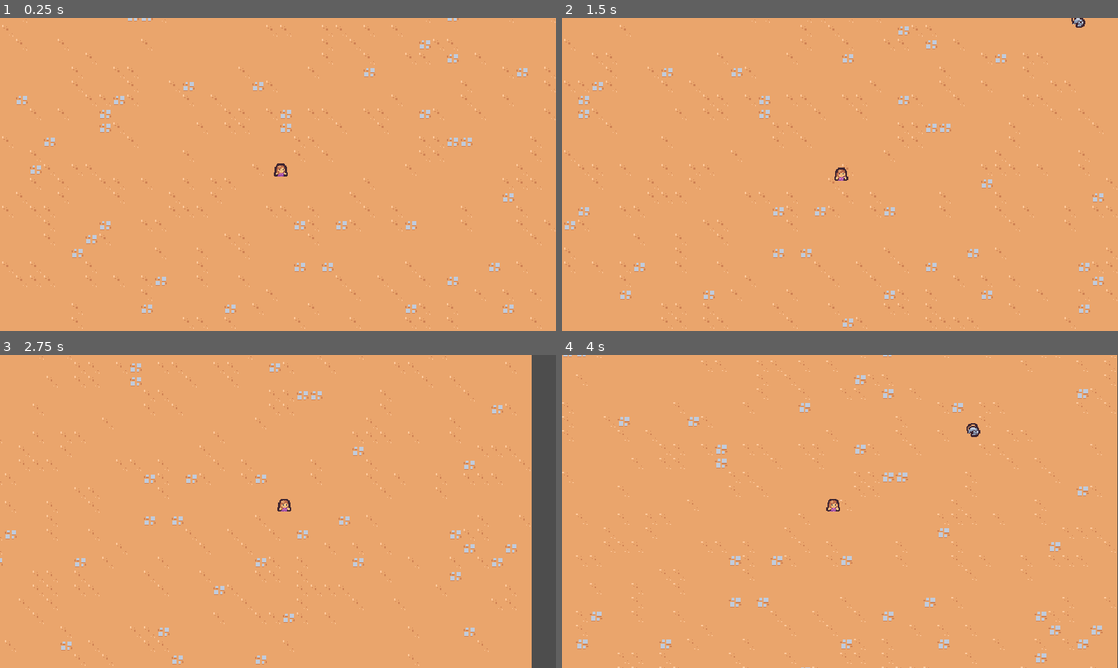
Above: before the commit, frames 1-4 (two rows, left to right).
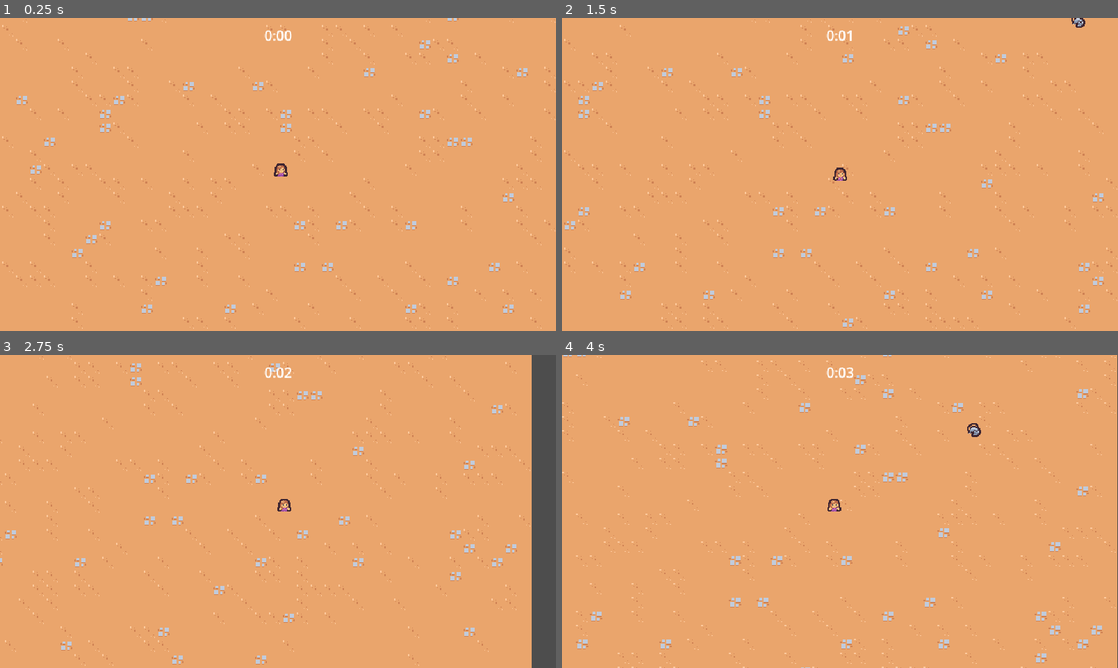
Above: after the commit, the same moments.

Repository: lilyplum/godot-tutorial
Game: Godot game, scene res://scenes/main/main.tscn
Same seed, same stepped clock (60 frames per second), same inputs: the game is played once before the commit and once after it.
Inputs:
- Up to frame 1 (0.25 s): no input
- Up to frame 2 (1.5 s): hold D (move_right) 0.53-1.28 s; hold S (move_down) from 1.28 s (still down)
- Up to frame 3 (2.75 s): release S (move_down) at 2.03 s; hold D (move_right) from 2.03 s (still down)
- Up to frame 4 (4 s): release D (move_right) at 2.78 s; hold W (move_up) 2.78-3.53 s; hold A (move_left) from 3.53 s (still down)

The runs differ from the first frame. In frame 1, less than 0.1% of the frame differs, in the area x 47-53%, y 4-8%; in frame 2, 0.1%; in frame 3, less than 0.1%; in frame 4, 0.2%, in the area x 47-76%, y 4-50%.

Commit message:
add game timer

Diff:
--- a/2DSurvivor/project.godot
+++ b/2DSurvivor/project.godot
@@ -64,4 +64,3 @@
 [rendering]
 
 textures/canvas_textures/default_texture_filter=0
-2d/snap/snap_2d_transforms_to_pixel=true
--- a/2DSurvivor/scenes/main/main.tscn
+++ b/2DSurvivor/scenes/main/main.tscn
@@ -1,11 +1,18 @@
-[gd_scene load_steps=5 format=3 uid="uid://kbby5yd24pju"]
+[gd_scene load_steps=7 format=3 uid="uid://kbby5yd24pju"]
 
 [ext_resource type="PackedScene" uid="uid://d1xjxonb55c65" path="res://scenes/player/player.tscn" id="1_aq3mg"]
 [ext_resource type="PackedScene" uid="uid://blnf65tiknbl1" path="res://scenes/manager/enemy_manager.tscn" id="1_bbqro"]
 [ext_resource type="PackedScene" uid="uid://48k4g0lfy2f" path="res://scenes/game_camera/game_camera.tscn" id="1_bqj3h"]
+[ext_resource type="PackedScene" uid="uid://duy3ns6a40w6f" path="res://scenes/ui/arena_time_ui.tscn" id="1_dfi2y"]
 [ext_resource type="TileSet" uid="uid://bjrcjyicwi3le" path="res://resources/tileset.tres" id="1_q4ewa"]
+[ext_resource type="PackedScene" uid="uid://dts48qmv8l7jd" path="res://scenes/manager/arena_time_manager.tscn" id="2_l6a2r"]
 
 [node name="Main" type="Node"]
+
+[node name="ArenaTimeUI" parent="." node_paths=PackedStringArray("arena_time_manager") instance=ExtResource("1_dfi2y")]
+arena_time_manager = NodePath("../ArenaTimeManager")
+
+[node name="ArenaTimeManager" parent="." instance=ExtResource("2_l6a2r")]
 
 [node name="EnemyManager" parent="." instance=ExtResource("1_bbqro")]
 
--- /dev/null
+++ b/2DSurvivor/scenes/manager/arena_time_manager.gd
@@ -0,0 +1,6 @@
+extends Node
+
+@onready var timer = $Timer
+
+func get_time_elapsed():
+	return timer.wait_time -  timer.time_left
--- /dev/null
+++ b/2DSurvivor/scenes/manager/arena_time_manager.tscn
@@ -0,0 +1,11 @@
+[gd_scene load_steps=2 format=3 uid="uid://dts48qmv8l7jd"]
+
+[ext_resource type="Script" path="res://scenes/manager/arena_time_manager.gd" id="1_b4g7f"]
+
+[node name="ArenaTimeManager" type="Node"]
+script = ExtResource("1_b4g7f")
+
+[node name="Timer" type="Timer" parent="."]
+wait_time = 60.0
+one_shot = true
+autostart = true
--- /dev/null
+++ b/2DSurvivor/scenes/ui/arena_time_ui.gd
@@ -0,0 +1,16 @@
+extends CanvasLayer
+
+@export var arena_time_manager: Node
+@onready var label = $%Label
+
+func _process(delta):
+	if arena_time_manager == null:
+		return
+	var time_elapsed = arena_time_manager.get_time_elapsed()
+	label.text = format_seconds_to_string(time_elapsed)
+
+
+func format_seconds_to_string(seconds: float):
+	var minutes = floor(seconds / 60)
+	var remaining_seconds = seconds - (minutes * 60)
+	return str(minutes) + ":" + ("%02d" % floor(remaining_seconds))
--- /dev/null
+++ b/2DSurvivor/scenes/ui/arena_time_ui.tscn
@@ -0,0 +1,21 @@
+[gd_scene load_steps=2 format=3 uid="uid://duy3ns6a40w6f"]
+
+[ext_resource type="Script" path="res://scenes/ui/arena_time_ui.gd" id="1_hefn7"]
+
+[node name="ArenaTimeUI" type="CanvasLayer"]
+script = ExtResource("1_hefn7")
+
+[node name="MarginContainer" type="MarginContainer" parent="."]
+anchors_preset = 15
+anchor_right = 1.0
+anchor_bottom = 1.0
+grow_horizontal = 2
+grow_vertical = 2
+mouse_filter = 2
+theme_override_constants/margin_top = 8
+
+[node name="Label" type="Label" parent="MarginContainer"]
+unique_name_in_owner = true
+layout_mode = 2
+size_flags_horizontal = 4
+size_flags_vertical = 0
